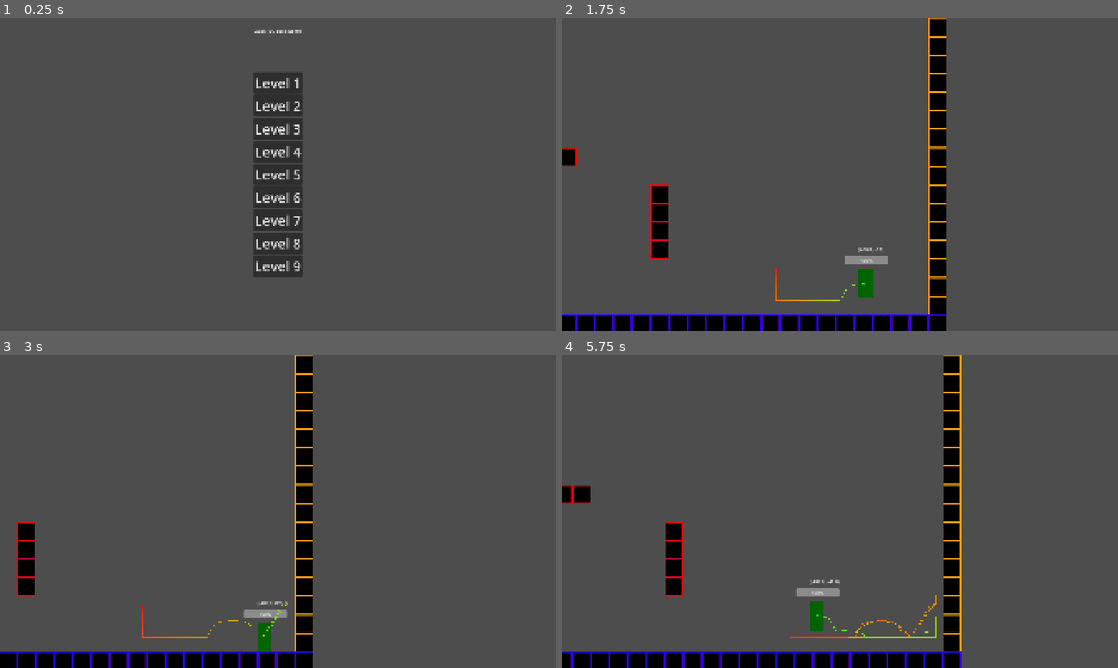
Above: before the commit, frames 1-4 (two rows, left to right).
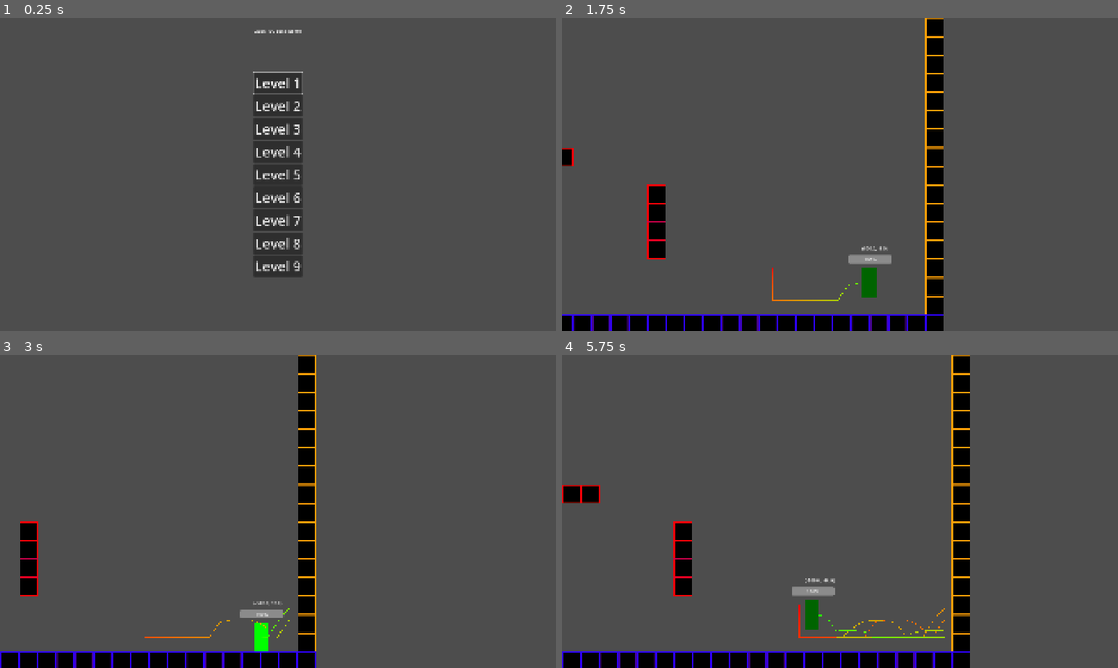
Above: after the commit, the same moments.

Repository: cmoll24/2025_IGC_Vela_Spark
Game: Godot game, scene res://src/main/main.tscn
Two runs of this game, one before a commit and one after it. Both use one fixed random seed, a clock stepped at 60 frames per second and the inputs below.
Inputs:
- Up to frame 1 (0.25 s): no input
- Up to frame 2 (1.75 s): click "Level 1" at 0.5 s; tap Enter at 1.25 s; hold Right (move_right) from 1.28 s (still down); hold C (dash) from 1.28 s (still down); tap Z (jump) at 1.52, 1.55 s
- Up to frame 3 (3 s): tap Z (jump) at 1.82, 2.1, 2.27, 2.57 s; release C (dash) at 2.03 s; tap C (dash) at 2.3 s; release Right (move_right) at 2.78 s; hold Left (move_left) from 2.78 s (still down); hold C (dash) from 2.78 s (still down)
- Up to frame 4 (5.75 s): tap Z (jump) at 3.05, 3.77, 4.07, 5.27, 5.57 s; release Left (move_left) at 3.53 s; release C (dash) at 3.53 s; hold Right (move_right) 3.53-5.03 s; tap C (dash) at 3.6, 5.1 s; hold Z (jump) 4.28-5.03 s; hold Left (move_left) from 5.03 s (still down)

The runs differ from the first frame. In frame 1, 0.1% of the frame differs, in the area x 45-55%, y 17-25%; in frame 2, 2.9%; in frame 3, 2.7%; in frame 4, 6.1%, in the area x 0-74%, y 0-100%.

Commit message:
Split player Controller into player health and movement

Diff:
--- a/2025-igc-boss/project.godot
+++ b/2025-igc-boss/project.godot
@@ -32,6 +32,14 @@
 
 [input]
 
+ui_accept={
+"deadzone": 0.5,
+"events": [Object(InputEventKey,"resource_local_to_scene":false,"resource_name":"","device":0,"window_id":0,"alt_pressed":false,"shift_pressed":false,"ctrl_pressed":false,"meta_pressed":false,"pressed":false,"keycode":4194309,"physical_keycode":0,"key_label":0,"unicode":0,"location":0,"echo":false,"script":null)
+, Object(InputEventKey,"resource_local_to_scene":false,"resource_name":"","device":0,"window_id":0,"alt_pressed":false,"shift_pressed":false,"ctrl_pressed":false,"meta_pressed":false,"pressed":false,"keycode":4194310,"physical_keycode":0,"key_label":0,"unicode":0,"location":0,"echo":false,"script":null)
+, Object(InputEventKey,"resource_local_to_scene":false,"resource_name":"","device":0,"window_id":0,"alt_pressed":false,"shift_pressed":false,"ctrl_pressed":false,"meta_pressed":false,"pressed":false,"keycode":32,"physical_keycode":0,"key_label":0,"unicode":32,"location":0,"echo":false,"script":null)
+, Object(InputEventJoypadButton,"resource_local_to_scene":false,"resource_name":"","device":-1,"button_index":0,"pressure":0.0,"pressed":true,"script":null)
+]
+}
 move_left={
 "deadzone": 0.2,
 "events": [Object(InputEventKey,"resource_local_to_scene":false,"resource_name":"","device":0,"window_id":0,"alt_presse …(194 unchanged characters)…
--- a/2025-igc-boss/src/enemies/enemyController.gd
+++ b/2025-igc-boss/src/enemies/enemyController.gd
@@ -43,3 +43,6 @@
 	pass
 	#if body is Player:
 	#	body.damage(self)
+
+func die():
+	queue_free()
--- a/2025-igc-boss/src/main/main.gd
+++ b/2025-igc-boss/src/main/main.gd
@@ -9,3 +9,6 @@
 		var level_button = level_selector.instantiate()
 		level_button.set_level_number(i)
 		level_container.add_child(level_button)
+
+		if i == 1:
+			level_button.grab_focus()
--- a/2025-igc-boss/src/player/player.tscn
+++ b/2025-igc-boss/src/player/player.tscn
@@ -1,8 +1,9 @@
-[gd_scene load_steps=13 format=3 uid="uid://c6m2t238knjov"]
+[gd_scene load_steps=14 format=3 uid="uid://c6m2t238knjov"]
 
 [ext_resource type="Script" uid="uid://bybhs41x0ko0u" path="res://src/player/playerController.gd" id="1_4anbu"]
 [ext_resource type="Script" uid="uid://c1n2scoew64b3" path="res://src/player/progressBar.gd" id="2_rxibo"]
-[ext_resource type="Script" uid="uid://1opxf68sk37p" path="res://src/player/playerHealth.gd" id="3_mf2ua"]
+[ext_resource type="PackedScene" uid="uid://dkjqxy1egu868" path="res://src/player/playerMovement.tscn" id="3_244u8"]
+[ext_resource type="PackedScene" uid="uid://d0m2s3pjfjhlx" path="res://src/player/playerHealth.tscn" id="4_5f2sf"]
 
 [sub_resource type="RectangleShape2D" id="RectangleShape2D_rxibo"]
 size = Vector2(50, 100)
@@ -91,25 +92,6 @@
 offset_bottom = -107.0
 text = "Debug"
 
-[node name="JumpGraceTime" type="Timer" parent="."]
-wait_time = 0.2
-one_shot = true
-
-[node name="CoyoteTime" type="Timer" parent="."]
-wait_time = 0.1
-one_shot = true
-
-[node name="DashAttackCooldown" type="Timer" parent="."]
-wait_time = 0.8
-one_shot = true
-
-[node name="DashDuration" type="Timer" parent="."]
-wait_time = 0.2
-one_shot = true
-
-[node name="InvincibilityTimer" type="Timer" parent="."]
-one_shot = true
-
 [node name="ProgressBar" type="ProgressBar" parent="."]
 offset_left = -72.0
 offset_top = -95.0
@@ -119,20 +101,22 @@
 fill_mode = 1
 script = ExtResource("2_rxibo")
 
+[node name="PlayerMovement" parent="." node_paths=PackedStringArray("player", "debug_label") instance=ExtResource("3_244u8")]
+player = NodePath("..")
+debug_label = NodePath("../Debug_Label")
+
+[node name="PlayerHealth" parent="." node_paths=PackedStringArray("player", "hitbox", "health_bar") instance=ExtResource("4_5f2sf")]
+player = NodePath("..")
+hitbox = NodePath("../player_hitbox")
+health_bar = NodePath("../ProgressBar")
+
 [node name="player_hitbox" type="Area2D" parent="."]
 collision_layer = 0
 collision_mask = 133
-script = ExtResource("3_mf2ua")
 
 [node name="CollisionShape2D" type="CollisionShape2D" parent="player_hitbox"]
 position = Vector2(0, 0.5)
-shape = SubResource("RectangleShape2D_4anbu")
+shape = SubResource("RectangleShape2D_244u8")
 
-[node name="GroundDetector" type="RayCast2D" parent="."]
-target_position = Vector2(0, 60)
-
-[connection signal="timeout" from="DashAttackCooldown" to="." method="_on_dash_attack_cooldown_timeout"]
-[connection signal="timeout" from="DashDuration" to="." method="_on_dash_duration_timeout"]
-[connection signal="timeout" from="InvincibilityTimer" to="." method="_on_invincibility_timer_timeout"]
-[connection signal="body_entered" from="player_hitbox" to="." method="_on_player_hitbox_body_entered"]
-[connection signal="body_exited" from="player_hitbox" to="." method="_on_player_hitbox_body_exited"]
+[connection signal="enemy_collide" from="PlayerHealth" to="." method="_on_enemy_collide"]
+[connection signal="enemy_exit" from="PlayerHealth" to="." method="_on_enemy_exit"]
--- a/2025-igc-boss/src/player/playerController.gd
+++ b/2025-igc-boss/src/player/playerController.gd
@@ -1,271 +1,59 @@
 extends CharacterBody2D
 class_name Player
 
-@onready var jump_grace_timer = $JumpGraceTime
-@onready var coyote_timer = $CoyoteTime
-@onready var dash_attack_cooldown = $DashAttackCooldown
-@onready var dash_duration = $DashDuration
-@onready var invincibility_timer = $InvincibilityTimer
-@onready var hitbox = $player_hitbox
-@onready var ground_detector = $GroundDetector
+@onready var move_control = $PlayerMovement
+@onready var health_control = $PlayerHealth
 
-@export_category("Movement variables")
-@export var MOVE_SPEED : float = 400.0
-@export var H_DECELERATION : float = 10
-@export var GRAVITY : float = 1000.0
-@export var MAX_FALL_SPEED : float = 1000.0
-
-@export_category("Jump variables")
-@export var JUMP_SPEED : float = 700.0
-@export var MAX_AIR_JUMP_AMOUNT : int = 1
-var air_jump_amount : int = MAX_AIR_JUMP_AMOUNT
-@export var JUMP_PEAK_RANGE : float = 20.0
-
-@export_category("Dash variables")
-var has_dash = true
-var dash_state = false
-var dash_attack_state = false
-var dash_direction
-@export var DASH_SPEED : float = 1000
-var current_dash_speed = DASH_SPEED
-
-@export_category("Knockback variables")
-@export var knockback_force: float = 1000.0
-@export var knockback_upward_force: float = 400.0
-@export var knockback_duration: float = 0.5
-@export var INVINCIBILITY_DURATION : float = 1.0
-
-var knockback_vector: Vector2 = Vector2.ZERO
-var is_knocked_back: bool = false
-var knockback_timer: float = 0.0
-
-var move_input = Vector2.ZERO
-var current_gravity = GRAVITY
-var current_move_speed = MOVE_SPEED
-var is_touching_floor = false
-
-var direction_facing = 1
-
-#for health
-@onready var health_bar = $ProgressBar
-@export var max_health := 100
-var health: int = 100
-var current_health = max_health
-
-var last_ground_location : Vector2
+@onready var animation_player = $AnimationPlayer
 
 func _ready():
 	add_to_group("player")
-	health_bar.max_value = max_health
-	health_bar.value = current_health
-
-func get_player_direction():
-	move_input = Input.get_axis("move_left", "move_right")
-	if move_input != 0:
-		direction_facing = sign(move_input)
 
 func _physics_process(delta: float) -> void:
-	if velocity.y < JUMP_PEAK_RANGE and velocity.y > -JUMP_PEAK_RANGE and not is_on_floor():
-		current_gravity = GRAVITY / 2
-	elif velocity.y > 0:
-		current_gravity = GRAVITY * 2.5
-	else:
-		current_gravity = GRAVITY
-
-	#Movement States
-	get_player_direction()
-
-	if is_knocked_back:
-		velocity.y += GRAVITY * delta
-		knockback_process(delta)
-	else:
-		if dash_state or dash_attack_state:
-			dash_movement(delta)
-		else:
-			velocity.y += current_gravity * delta
-			horizontal_movement(delta)
-			jump(delta)
-
-	if is_touching_floor:
-		has_dash = true
+	move_control.physics_update(delta)
 
 	debug_animation()
 
-	velocity.y = min(velocity.y, MAX_FALL_SPEED)
-	$Debug_Label.text = str(velocity.round())
-	move_and_slide()
-
-	if is_on_floor():
-		is_touching_floor = true
-	elif is_touching_floor:
-		is_touching_floor = false
-		coyote_timer.start()
-
-	if ground_detector.is_colliding():
-		last_ground_location = global_position
-
-	#$Debug_Label.text = "Gravity: {grav}".format({'grav' : current_gravity / 100})
-
-func horizontal_movement(delta):
-	if is_knocked_back:
-		return
-	if move_input:
-		velocity.x = move_input * current_move_speed
-	else:
-		velocity.x = move_toward(velocity.x, 0, delta * H_DECELERATION * current_move_speed)
-
-func dash_movement(_delta):
-	velocity.x = current_dash_speed * dash_direction
-	velocity.y = 0
-
-func knockback_process(delta):
-	#replace the normal velocity to one that's determind by knockback_vector
-	#velocity = knockback_vector
-	velocity.x = move_toward(velocity.x, 0, delta * 5 * current_move_speed)
-	#subtract time from each frame until it become 0
-	knockback_timer -= delta
-	#gradually reduce knockback force -> Vector2.ZERO, delta * knockback_force * 2 is how fast it decays
-	knockback_vector = knockback_vector.move_toward(Vector2.ZERO, delta * knockback_force * 2)
-	if knockback_timer <= 0:
-		is_knocked_back = false
-
-func jump(_delta):
-	if can_player_jump():
-		air_jump_amount = MAX_AIR_JUMP_AMOUNT
-		if is_jump_just_pressed():
-			coyote_timer.stop()
-			velocity.y = -JUMP_SPEED
-	else:
-		if air_jump_amount > 0 and is_jump_just_pressed():
-			air_jump_amount -= 1
-			velocity.y = -JUMP_SPEED #* 0.8 #Reduce jump height of double jump
-
-	if not is_on_floor() and Input.is_action_just_released("jump") and velocity.y < 0:
-		velocity.y = lerp(velocity.y, 0.0, 0.8)
-
 func debug_animation():
-	if dash_attack_state:
+	if move_control.dash_attack_state:
 		$ColorRect.color = Color.ORANGE_RED
-	elif dash_state:
+	elif move_control.dash_state:
 		$ColorRect.color = Color.ORANGE
-	elif air_jump_amount == 1:
+	elif move_control.air_jump_amount == 1:
 		$ColorRect.color = Color.GREEN
-	elif air_jump_amount == 0:
+	elif move_control.air_jump_amount == 0:
 		$ColorRect.color = Color.DARK_GREEN
 
-func is_jump_just_pressed():
-	if not jump_grace_timer.is_stopped():
-		jump_grace_timer.stop()
-		return true
-	return false
-
-func can_player_jump():
-	if is_on_floor():
-		return true
-	elif not coyote_timer.is_stopped():
-		return true
-	return false
-
-func _input(event: InputEvent) -> void:
-	if event.is_action_pressed("jump") and not dash_attack_state:
-		jump_grace_timer.start()
-	elif event.is_action_pressed("dash"):
-		if has_dash and dash_attack_cooldown.is_stopped():
-			dash()
-
-func dash() -> void:
-	get_player_direction()
-	has_dash = false
-	dash_state = true
-	current_dash_speed = DASH_SPEED
-	dash_direction = direction_facing
-	velocity.y = 0
-	dash_duration.start()
-
-func dash_attack() -> void:
-	has_dash = false
-	dash_state = false
-	dash_attack_state = true
-	current_dash_speed = DASH_SPEED * 2
-	dash_direction = direction_facing
-	velocity.y = 0
-
-func _on_dash_duration_timeout() -> void:
-	if dash_state:
-		dash_attack_cooldown.start()
-		end_dash()
-
-func end_dash():
-	velocity.y = -JUMP_SPEED * 0.1
-	velocity.x = dash_direction * current_move_speed
-	dash_state = false
-	dash_attack_state = false
-	_on_invincibility_timer_timeout()
-
-func take_damage(amount: int) -> void:
-	#current_health - amount, 0 to make sure the health dont go under 0
-	current_health = max(current_health - amount, 0)
-	health_bar.value = current_health
-	print("Player hit! Health:", current_health)
-
-	if current_health <= 0:
-		die()
-
-func apply_knockback(from_position: Vector2) -> void:
-	#knock player off the opposite direction
-	var direction_sign = sign(global_position.x - from_position.x)
-	var k_vector = Vector2(direction_sign * knockback_force, -knockback_upward_force)
-	knockback_vector = k_vector
-	velocity = knockback_vector
-	#set timer
-	is_knocked_back = true
-	knockback_timer = knockback_duration
+func hit(attacker: Node2D) -> void:
+	health_control.hit(attacker)
 
 func die():
 	print("player died")
 	get_tree().reload_current_scene()
 
-func apply_invincibility(new_invincibility_time = INVINCIBILITY_DURATION):
-	invincibility_timer.start(new_invincibility_time)
-
-func hit(attacker: Node2D) -> void:
-	if invincibility_timer.is_stopped():
-		$AnimationPlayer.play("Hit")
-		take_damage(10)
-		apply_invincibility()
-		apply_knockback(attacker.global_position)
-		print("hit!")
-
 func respawn():
 	#or attacker.is_in_group("obstacles")
 	$AnimationPlayer.play("Hit")
-	global_position = last_ground_location
-	apply_invincibility()
-	take_damage(10)
+	global_position = move_control.last_ground_location
+	health_control.apply_invincibility()
+	health_control.take_damage(10)
 
-func _on_player_hitbox_body_entered(body: Node2D) -> void:
+
+func _on_enemy_collide(body: Node2D) -> void:
 	if body is Enemy or body is Boss:
-		if dash_state:
-			dash_attack()
+		if move_control.dash_state:
+			move_control.dash_attack()
 			#velocity.x = -dash_direction * current_move_speed
 			#dash_state = false
 			#dash_attack_state = false
 			#apply_knockback(body.global_position)
 			#apply_invincibility()
-		elif not dash_attack_state:
+		elif not move_control.dash_attack_state:
 			hit(body)
-	if (body.is_in_group("obstacles") or body is TileMapLayer) and dash_attack_state:
-		end_dash()
+	if (body.is_in_group("obstacles") or body is TileMapLayer) and move_control.dash_attack_state:
+		move_control.end_dash()
 
-func _on_invincibility_timer_timeout() -> void:
-	for body in hitbox.get_overlapping_bodies():
-		_on_player_hitbox_body_entered(body)
 
-func _on_player_hitbox_body_exited(body: Node2D) -> void:
-	if dash_attack_state and (body is Enemy or body is Boss):
-		#for other_bodies in hitbox.get_overlapping_bodies():
-		#	if other_bodies is Enemy or body is Boss:
-		#		return
-		has_dash = true
-		air_jump_amount = MAX_AIR_JUMP_AMOUNT
-		end_dash()
+func _on_enemy_exit(body: Node2D) -> void:
+	if move_control.dash_attack_state and (body is Enemy or body is Boss):
+		move_control.end_dash_attack()
--- a/2025-igc-boss/src/player/playerHealth.gd
+++ b/2025-igc-boss/src/player/playerHealth.gd
@@ -1 +1,55 @@
-extends Area2D
+extends Node
+class_name PlayerHealth
+
+@onready var invincibility_timer = $InvincibilityTimer
+
+@export var player : Player
+@export var hitbox : Area2D
+@export var health_bar : ProgressBar
+
+@export_category("Health variables")
+@export var MAX_HEALTH := 100
+var health: int = 100
+var current_health = MAX_HEALTH
+
+@export var INVINCIBILITY_DURATION : float = 1.0
+
+signal enemy_collide(body : Node2D)
+signal enemy_exit(body : Node2D)
+
+func _ready() -> void:
+	health_bar.max_value = MAX_HEALTH
+	health_bar.value = current_health
+
+	hitbox.body_entered.connect(_on_player_hitbox_body_entered)
+	hitbox.body_exited.connect(_on_player_hitbox_body_exited)
+
+func take_damage(amount: int) -> void:
+	#current_health - amount, 0 to make sure the health dont go under 0
+	current_health = max(current_health - amount, 0)
+	health_bar.value = current_health
+	print("Player hit! Health:", current_health)
+
+	if current_health <= 0:
+		player.die()
+
+func _on_invincibility_timer_timeout() -> void:
+	for body in hitbox.get_overlapping_bodies():
+		_on_player_hitbox_body_entered(body)
+
+func apply_invincibility(new_invincibility_time = INVINCIBILITY_DURATION):
+	invincibility_timer.start(new_invincibility_time)
+
+func hit(attacker: Node2D) -> void:
+	if invincibility_timer.is_stopped():
+		player.animation_player.play("Hit")
+		take_damage(10)
+		apply_invincibility()
+		player.move_control.apply_knockback(attacker.global_position)
+		print("hit!")
+
+func _on_player_hitbox_body_entered(body: Node2D) -> void:
+	enemy_collide.emit(body)
+
+func _on_player_hitbox_body_exited(body: Node2D) -> void:
+	enemy_exit.emit(body)
--- /dev/null
+++ b/2025-igc-boss/src/player/playerHealth.tscn
@@ -0,0 +1,11 @@
+[gd_scene load_steps=2 format=3 uid="uid://d0m2s3pjfjhlx"]
+
+[ext_resource type="Script" uid="uid://1opxf68sk37p" path="res://src/player/playerHealth.gd" id="1_3qfio"]
+
+[node name="PlayerHealth" type="Node"]
+script = ExtResource("1_3qfio")
+
+[node name="InvincibilityTimer" type="Timer" parent="."]
+one_shot = true
+
+[connection signal="timeout" from="InvincibilityTimer" to="." method="_on_invincibility_timer_timeout"]
--- /dev/null
+++ b/2025-igc-boss/src/player/playerMovement.gd
@@ -0,0 +1,197 @@
+extends Node
+class_name PlayerMovement
+
+@onready var jump_grace_timer = $JumpGraceTime
+@onready var coyote_timer = $CoyoteTime
+@onready var dash_attack_cooldown = $DashAttackCooldown
+@onready var dash_duration = $DashDuration
+@onready var ground_detector = $GroundDetector
+
+@export var player : Player
+
+@export var debug_label : Label
+
+@export_category("Movement variables")
+@export var MOVE_SPEED : float = 500.0
+@export var H_DECELERATION : float = 10
+@export var GRAVITY : float = 1100.0
+@export var MAX_FALL_SPEED : float = 1200.0
+
+@export_category("Jump variables")
+@export var JUMP_SPEED : float = 750.0
+@export var MAX_AIR_JUMP_AMOUNT : int = 1
+var air_jump_amount : int = MAX_AIR_JUMP_AMOUNT
+@export var JUMP_PEAK_RANGE : float = 20.0
+
+@export_category("Dash variables")
+var has_dash = true
+var dash_state = false
+var dash_attack_state = false
+var dash_direction
+@export var DASH_SPEED : float = 1000
+var current_dash_speed = DASH_SPEED
+
+@export_category("Knockback variables")
+@export var knockback_force: float = 1000.0
+@export var knockback_upward_force: float = 400.0
+@export var knockback_duration: float = 0.5
+
+var knockback_vector: Vector2 = Vector2.ZERO
+var is_knocked_back: bool = false
+var knockback_timer: float = 0.0
+
+var move_input = Vector2.ZERO
+var current_gravity = GRAVITY
+var current_move_speed = MOVE_SPEED
+var is_touching_floor = false
+
+var direction_facing = 1
+
+var last_ground_location : Vector2
+
+func get_player_direction():
+	move_input = Input.get_axis("move_left", "move_right")
+	if move_input != 0:
+		direction_facing = sign(move_input)
+
+func physics_update(delta: float) -> void:
+	if player.velocity.y < JUMP_PEAK_RANGE and player.velocity.y > -JUMP_PEAK_RANGE and not player.is_on_floor():
+		current_gravity = GRAVITY / 2
+	elif player.velocity.y > 0:
+		current_gravity = GRAVITY * 2.5
+	else:
+		current_gravity = GRAVITY
+
+	#Movement States
+	get_player_direction()
+
+	if is_knocked_back:
+		player.velocity.y += GRAVITY * delta
+		knockback_process(delta)
+	else:
+		if dash_state or dash_attack_state:
+			dash_movement(delta)
+		else:
+			player.velocity.y += current_gravity * delta
+			horizontal_movement(delta)
+			jump(delta)
+
+	if is_touching_floor:
+		has_dash = true
+
+	player.velocity.y = min(player.velocity.y, MAX_FALL_SPEED)
+	debug_label.text = str(player.velocity.round())
+	player.move_and_slide()
+
+	if player.is_on_floor():
+		is_touching_floor = true
+	elif is_touching_floor:
+		is_touching_floor = false
+		coyote_timer.start()
+
+	if ground_detector.is_colliding():
+		player.last_ground_location = player.global_position
+
+	#$Debug_Label.text = "Gravity: {grav}".format({'grav' : current_gravity / 100})
+
+func horizontal_movement(delta):
+	if is_knocked_back:
+		return
+	if move_input:
+		player.velocity.x = move_input * current_move_speed
+	else:
+		player.velocity.x = move_toward(player.velocity.x, 0, delta * H_DECELERATION * current_move_speed)
+
+func dash_movement(_delta):
+	player.velocity.x = current_dash_speed * dash_direction
+	player.velocity.y = 0
+
+func knockback_process(delta):
+	#replace the normal velocity to one that's determind by knockback_vector
+	#velocity = knockback_vector
+	player.velocity.x = move_toward(player.velocity.x, 0, delta * 5 * current_move_speed)
+	#subtract time from each frame until it become 0
+	knockback_timer -= delta
+	#gradually reduce knockback force -> Vector2.ZERO, delta * knockback_force * 2 is how fast it decays
+	knockback_vector = knockback_vector.move_toward(Vector2.ZERO, delta * knockback_force * 2)
+	if knockback_timer <= 0:
+		is_knocked_back = false
+
+func jump(_delta):
+	if can_player_jump():
+		air_jump_amount = MAX_AIR_JUMP_AMOUNT
+		if is_jump_just_pressed():
+			coyote_timer.stop()
+			player.velocity.y = -JUMP_SPEED
+	else:
+		if air_jump_amount > 0 and is_jump_just_pressed():
+			air_jump_amount -= 1
+			player.velocity.y = -JUMP_SPEED #* 0.8 #Reduce jump height of double jump
+
+	if not player.is_on_floor() and Input.is_action_just_released("jump") and player.velocity.y < 0:
+		player.velocity.y = lerp(player.velocity.y, 0.0, 0.8)
+
+
+func is_jump_just_pressed():
+	if not jump_grace_timer.is_stopped():
+		jump_grace_timer.stop()
+		return true
+	return false
+
+func can_player_jump():
+	if player.is_on_floor():
+		return true
+	elif not coyote_timer.is_stopped():
+		return true
+	return false
+
+func dash() -> void:
+	get_player_direction()
+	has_dash = false
+	dash_state = true
+	current_dash_speed = DASH_SPEED
+	dash_direction = direction_facing
+	player.velocity.y = 0
+	dash_duration.start()
+
+func dash_attack() -> void:
+	has_dash = false
+	dash_state = false
+	dash_attack_state = true
+	current_dash_speed = DASH_SPEED * 2
+	dash_direction = direction_facing
+	player.velocity.y = 0
+
+func _on_dash_duration_timeout() -> void:
+	if dash_state:
+		dash_attack_cooldown.start()
+		end_dash()
+
+func end_dash():
+	player.velocity.y = -JUMP_SPEED * 0.1
+	player.velocity.x = dash_direction * current_move_speed
+	dash_state = false
+	dash_attack_state = false
+	player.health_control._on_invincibility_timer_timeout()
+
+func end_dash_attack():
+	has_dash = true
+	air_jump_amount = MAX_AIR_JUMP_AMOUNT
+	end_dash()
+
+func apply_knockback(from_position: Vector2) -> void:
+	#knock player off the opposite direction
+	var direction_sign = sign(player.global_position.x - from_position.x)
+	var k_vector = Vector2(direction_sign * knockback_force, -knockback_upward_force)
+	knockback_vector = k_vector
+	player.velocity = knockback_vector
+	#set timer
+	is_knocked_back = true
+	knockback_timer = knockback_duration
+
+func _input(event: InputEvent) -> void:
+	if event.is_action_pressed("jump") and not dash_attack_state:
+		jump_grace_timer.start()
+	elif event.is_action_pressed("dash"):
+		if has_dash and dash_attack_cooldown.is_stopped():
+			dash()
--- /dev/null
+++ b/2025-igc-boss/src/player/playerMovement.tscn
@@ -0,0 +1,27 @@
+[gd_scene load_steps=2 format=3 uid="uid://dkjqxy1egu868"]
+
+[ext_resource type="Script" uid="uid://dld35aj3y8qsc" path="res://src/player/playerMovement.gd" id="1_px13n"]
+
+[node name="PlayerMovement" type="Node"]
+script = ExtResource("1_px13n")
+
+[node name="JumpGraceTime" type="Timer" parent="."]
+wait_time = 0.2
+one_shot = true
+
+[node name="CoyoteTime" type="Timer" parent="."]
+wait_time = 0.1
+one_shot = true
+
+[node name="DashAttackCooldown" type="Timer" parent="."]
+wait_time = 0.8
+one_shot = true
+
+[node name="DashDuration" type="Timer" parent="."]
+wait_time = 0.2
+one_shot = true
+
+[node name="GroundDetector" type="RayCast2D" parent="."]
+target_position = Vector2(0, 60)
+
+[connection signal="timeout" from="DashDuration" to="." method="_on_dash_duration_timeout"]
Not shown: 1 places in 2025-igc-boss/src/player/player.tscn that only renumber resources
Not shown, added: 2025-igc-boss/src/player/playerMovement.gd.uid
Not shown, added: 2025-igc-boss/src/player/Yiting's Good Morale Letter .pdf
